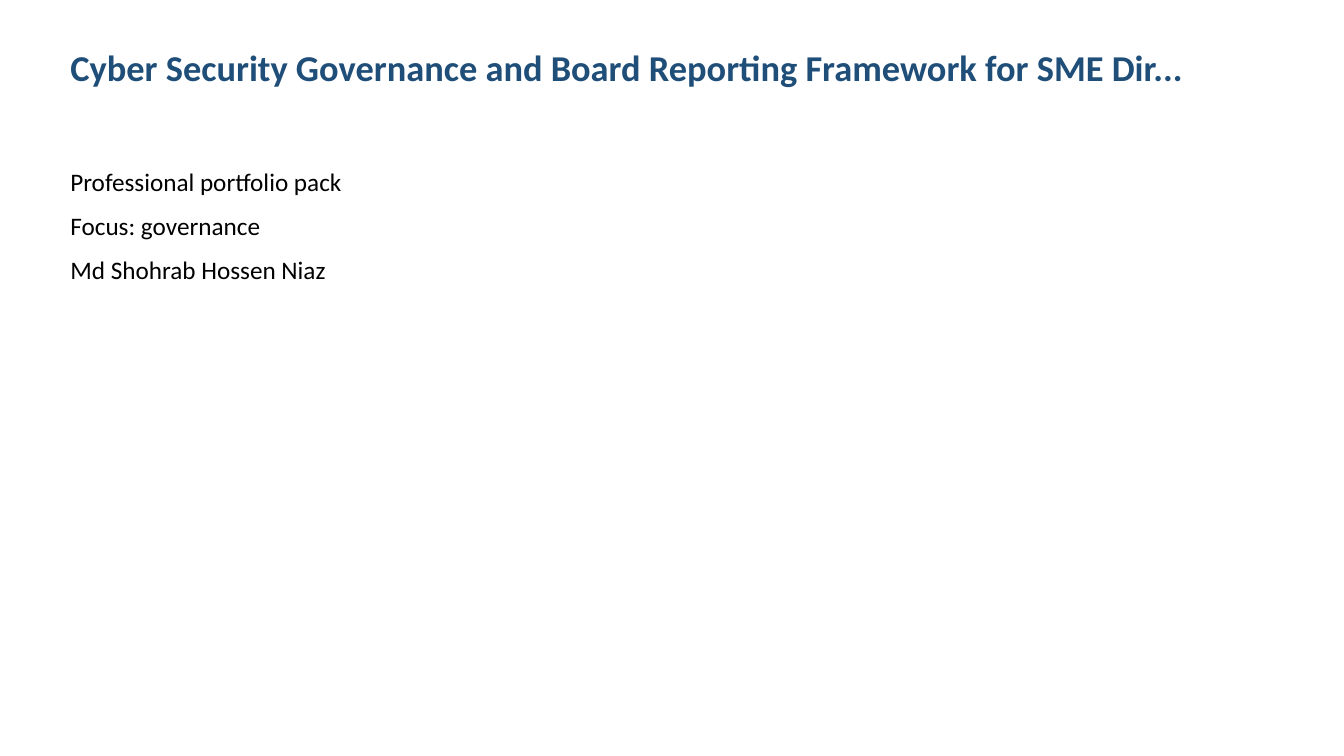
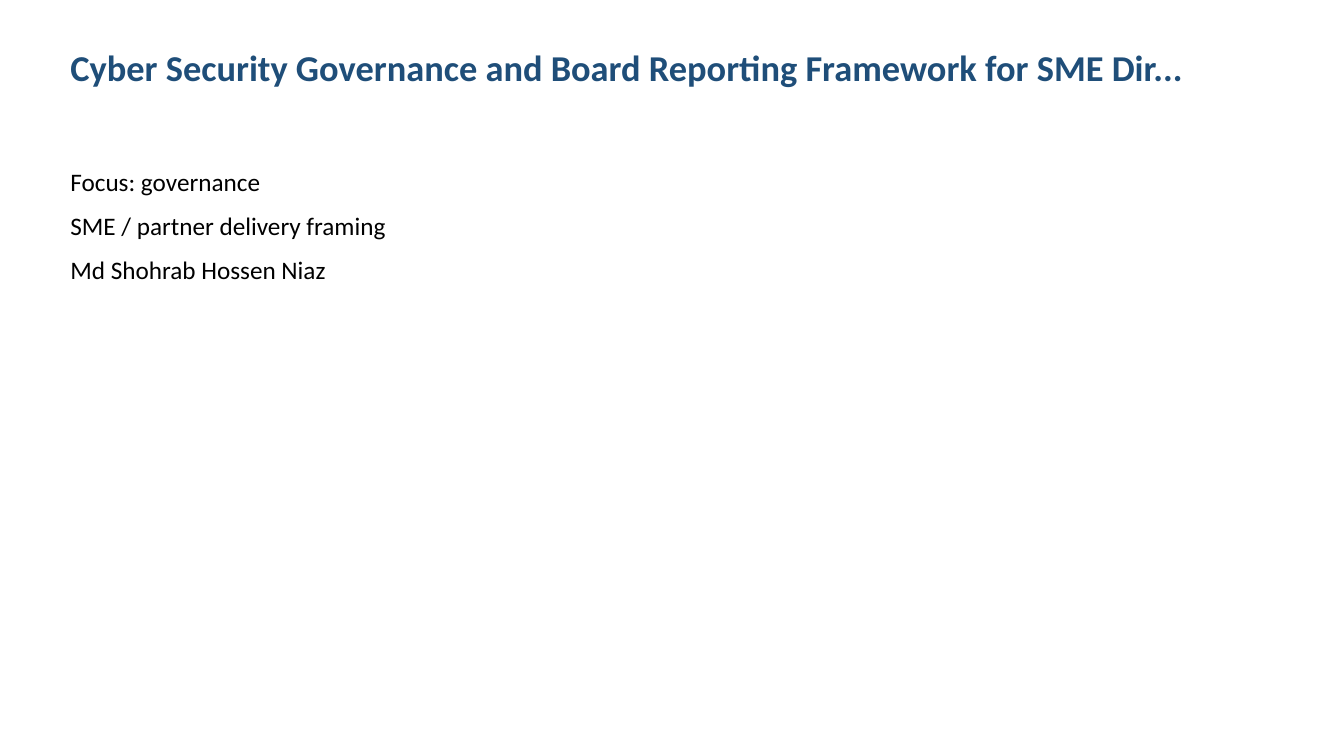
Before and after one commit to shohrabniaz/sme-cyber-board-reporting, a slide deck: slide 1 of Final_Submission/02_Presentation.pptx. Drawn at 1344x756 pixels with LibreOffice and Linux fonts; fonts in the diff are those of the drawing. Boxes give left, top, right and bottom in pixels: in the first picture for what was removed or moved away, otherwise in the second. Text is boxed around its words. In the diff, an @@ line names an element or a change of style, - is before the commit and + after.

Commit message:
Polish portfolio pack for professional showcase readiness.

```diff
--- a/Final_Submission/02_Presentation.pptx
+++ b/Final_Submission/02_Presentation.pptx
@@ text at [70, 173, 341, 195]: paragraph removed @@
-Professional portfolio pack
@@ text at [70, 217, 385, 240]: paragraph added @@
+SME / partner delivery framing
```
Also in this commit, not shown: 3 other slides changed, 12 other files.
